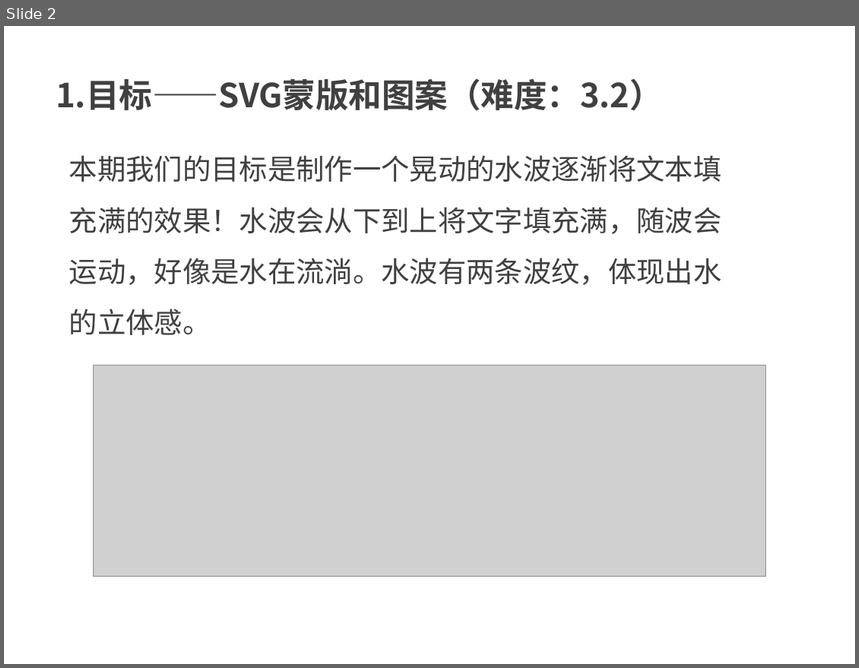
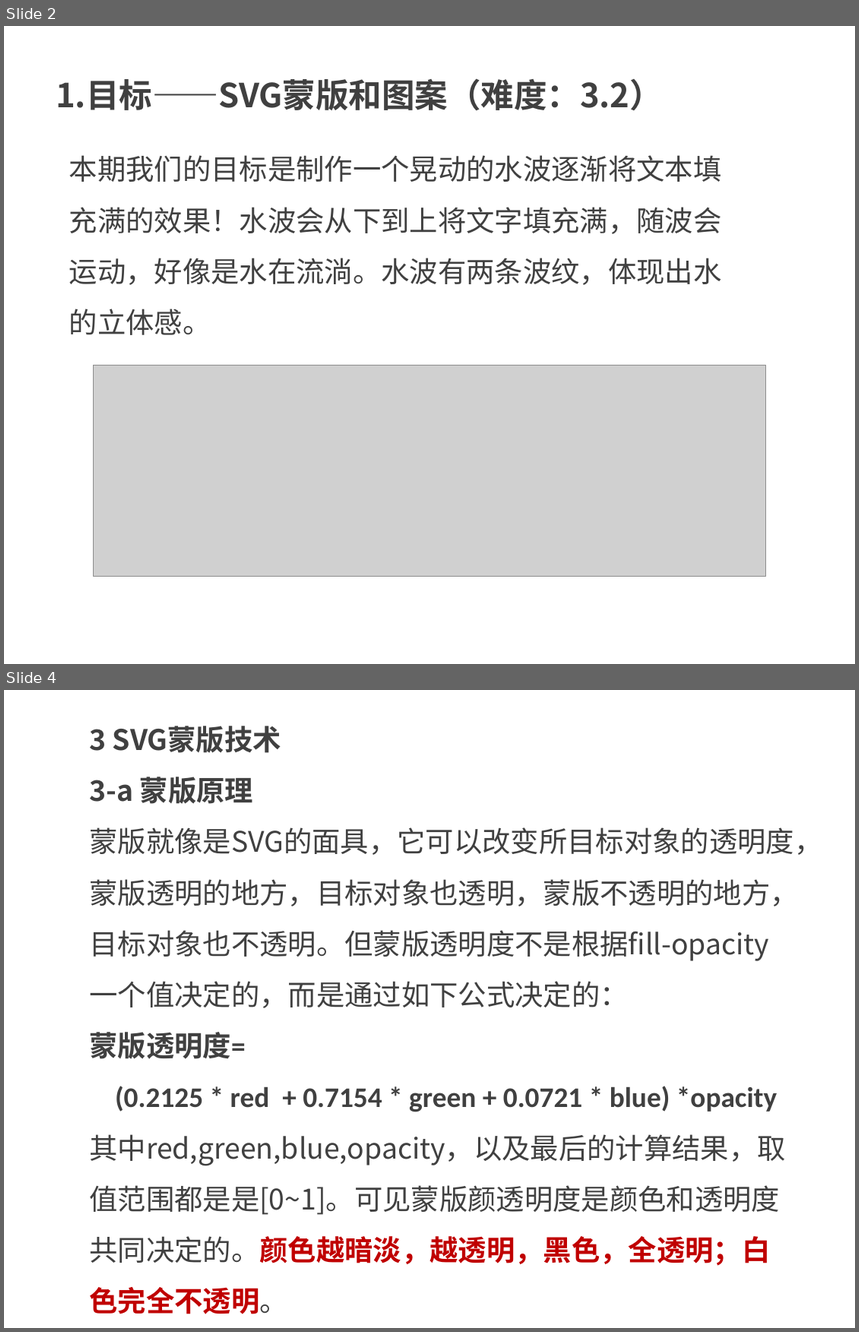
Before and after one commit to kong66/webAni, a slide deck: 11-text-mask-pattern-ani/text-mask-and-pattern.pptx. Shown one above the other, each under a label of ours: slide 2 before the commit, slides 2 and 4 after it; the slides between them are not shown. The pictures are 859x668 and 859x1332 pixels, drawn with LibreOffice and Linux fonts; fonts in the diff are those of the drawing; grey boxes stand for pictures. Boxes give left, top, right and bottom in pixels: in the first picture for what was removed or moved away, otherwise in the second. Text is boxed around its words. In the diff, an @@ line names an element or a change of style, - is before the commit and + after.

```diff
--- a/11-text-mask-pattern-ani/text-mask-and-pattern.pptx
+++ b/11-text-mask-pattern-ani/text-mask-and-pattern.pptx
@@ slide 4 added at [4,690,855,1328], background #FFFFFF @@
@@ text added at [89,726,823,1315], 24 pt, text #404040 @@
+3 SVG蒙版技术
+3-a 蒙版原理
+蒙版就像是SVG的面具，它可以改变所目标对象的透明度，蒙版透明的地方，目标对象也透明，蒙版不透明的地方，目标对象也不透明。但蒙版透明度不是根据fill-opacity一个值决定的，而是通过如下公式决定的：
+蒙版透明度=
+(0.2125 * red + 0.7154 * green + 0.0721 * blue) *opacity
+其中red,green,blue,opacity，以及最后的计算结果，取值范围都是是[0~1]。可见蒙版颜透明度是颜色和透明度共同决定的。颜色越暗淡，越透明，黑色，全透明；白色完全不透明。
```
Also in this commit, not shown: 2 slides changed, 21 other slides added, 12 slides removed, 4 other files.
